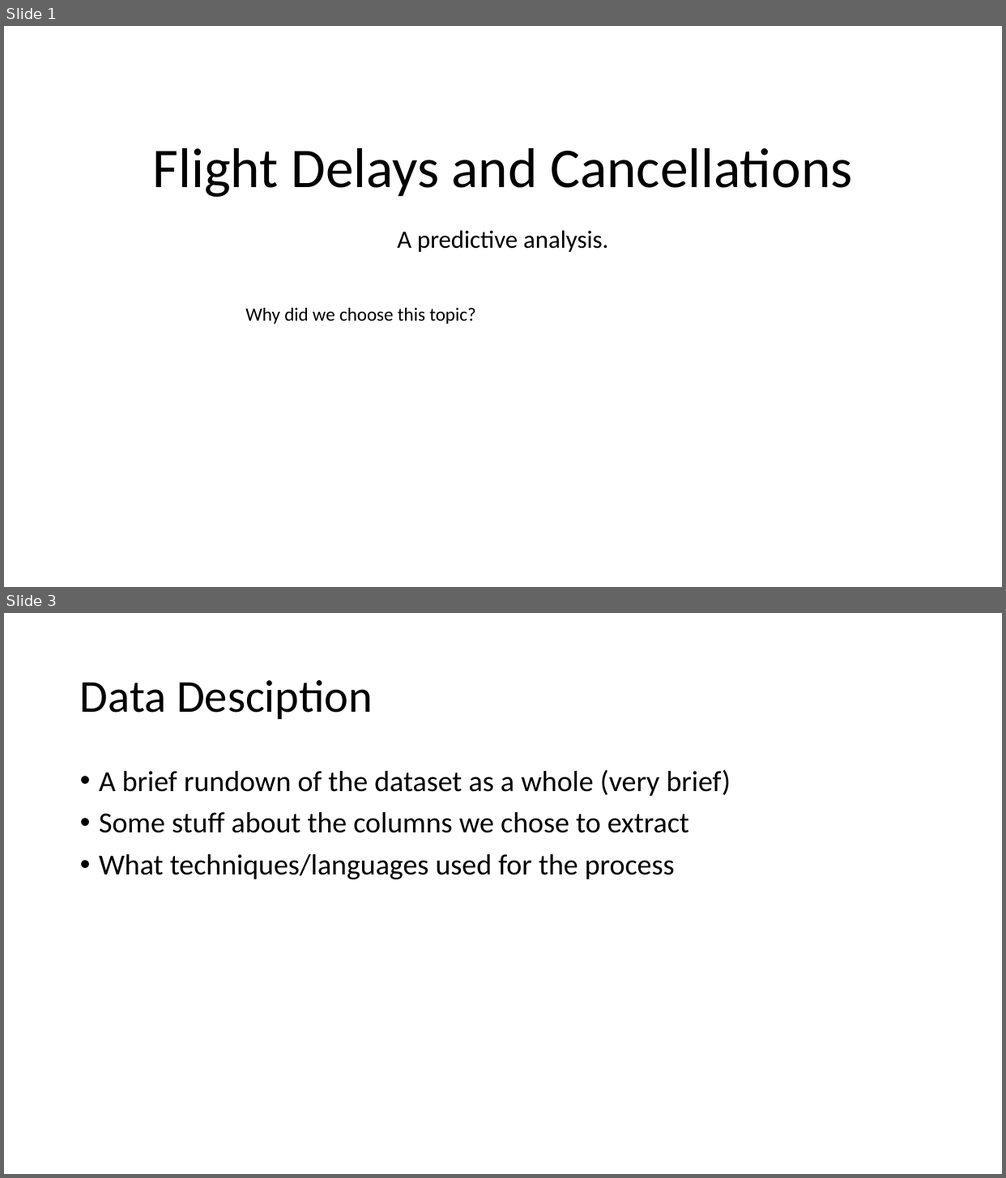
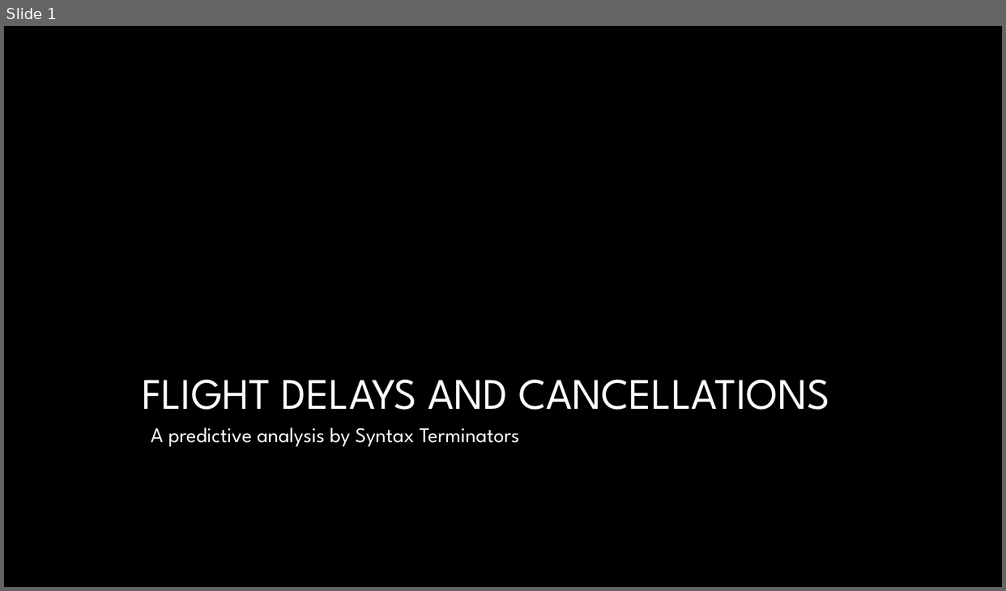
Before and after one commit to Adam-Warrick/Causes_of_Flight_Delays_and_Cancellations, a slide deck: Flight_Delays_and_Cancellations.pptx. Shown one above the other, each under a label of ours: slides 1 and 3 before the commit, slide 1 after it; the slides between them are not shown. The pictures are 1006x1178 and 1006x591 pixels, drawn with LibreOffice and Linux fonts; fonts in the diff are those of the drawing; background and template pictures are left out. Boxes give left, top, right and bottom in pixels: in the first picture for what was removed or moved away, otherwise in the second. Text is boxed around its words. In the diff, an @@ line names an element or a change of style, - is before the commit and + after.

```diff
--- a/Flight_Delays_and_Cancellations.pptx
+++ b/Flight_Delays_and_Cancellations.pptx
@@ slide 3 removed at bbox=[4, 613, 1002, 1174], background #FFFFFF @@
@@ title removed at bbox=[80, 680, 373, 719] @@
-Data Desciption
@@ text removed at bbox=[99, 770, 731, 879] @@
-• A brief rundown of the dataset as a whole (very brief)
-• Some stuff about the columns we chose to extract
-• What techniques/languages used for the process
@@ slide 1 changed as well @@
@@ background #FFFFFF to picture (left out) @@
@@ text removed at bbox=[245, 308, 476, 324] @@
-Why did we choose this topic?
@@ title at bbox=[142, 379, 829, 410]: text changed; size 54 to 42 pt; font Calibri to League Spartan; text colour #000000 to #FFFFFF @@
-Flight Delays and Cancellations
+FLIGHT DELAYS AND CANCELLATIONS
@@ subtitle at bbox=[151, 428, 520, 447]: text changed; size 24 to 20 pt; font Calibri to League Spartan; text colour #000000 to #FFFFFF @@
-A predictive analysis.
+A predictive analysis by Syntax Terminators
```
Also in this commit, not shown: 4 other slides changed, 6 slides added, 1 other slide removed.
